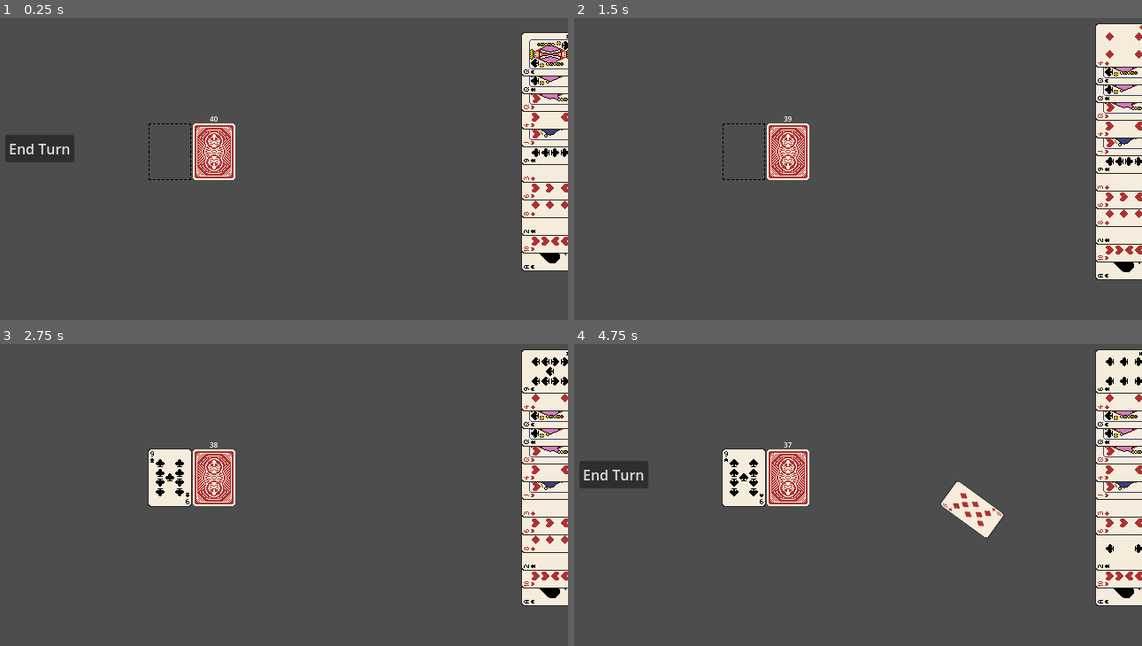
Above: before the commit, frames 1-4 (two rows, left to right).
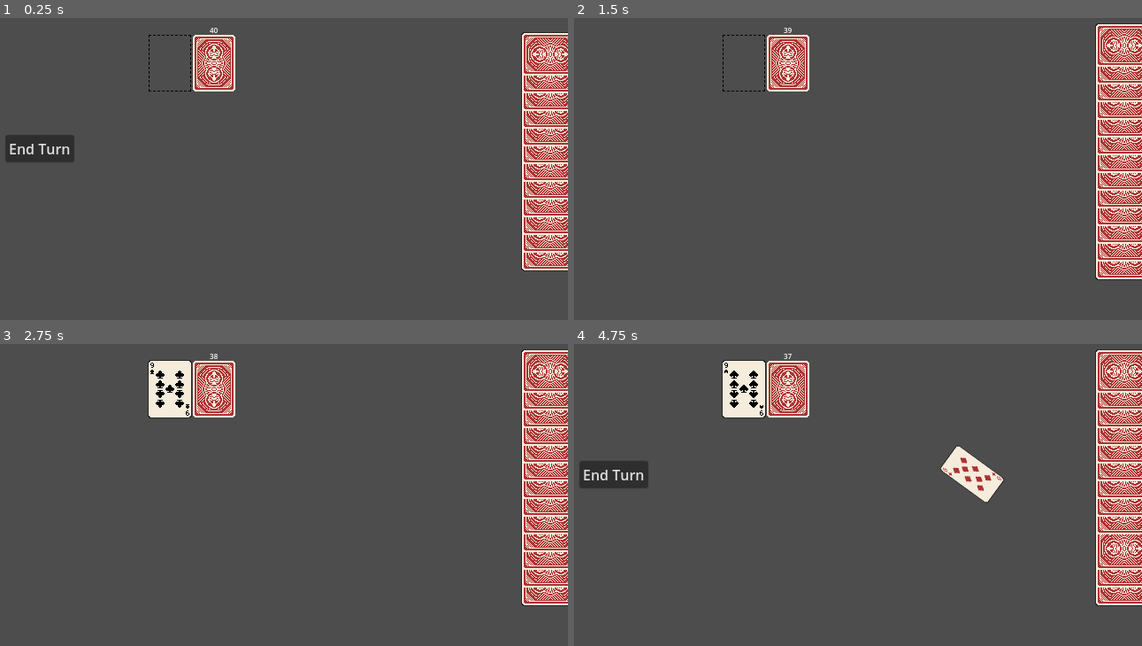
Above: after the commit, the same moments.

Repository: ajnsoriano/TongitsPlus
Game: Godot game, scene res://Scenes/main.tscn
Same seed, same stepped clock (60 frames per second), same inputs: the game is played once before the commit and once after it.
Inputs (mouse positions are in pixels of both pictures, inside the frame that each line leads up to):
- Up to frame 1 (0.25 s): no input
- Up to frame 2 (1.5 s): click "End Turn" at 0.5 s; tap Enter at 1.25 s; drag from (1124, 256) to (1124, 150) at 1.27 s
- Up to frame 3 (2.75 s): click "End Turn" at 2 s
- Up to frame 4 (4.75 s): tap Space at 2.75 s; drag from (1124, 567) to (1124, 458) at 2.77 s; click "End Turn" at 3.5 s; tap Enter at 4.25 s; move the mouse to (1124, 549) at 4.27 s; click (1124, 549) at 4.42 s

The runs differ from the first frame. In frame 1, 6.9% of the frame differs, in the area x 26-100%, y 3-83%; in frame 2, 7.0%; in frame 3, 10%; in frame 4, 12%, in the area x 26-100%, y 2-86%.

Commit message:
Added player_hand dragging logic to manually rearrange cards in the player_hand

Diff:
--- a/Scenes/main.tscn
+++ b/Scenes/main.tscn
@@ -20,11 +20,10 @@
 
 [node name="CardManager" type="Node2D" parent="."]
 script = ExtResource("1_bo1nx")
-All_Face_Up = true
 
 [node name="CardSlot" parent="." instance=ExtResource("3_8gbba")]
 z_index = -1
-position = Vector2(750, 450)
+position = Vector2(750, 350)
 
 [node name="PlayerHand" type="Node2D" parent="."]
 position = Vector2(800, 600)
@@ -37,7 +36,7 @@
 
 [node name="Deck" type="Node2D" parent="."]
 z_index = -2
-position = Vector2(800, 450)
+position = Vector2(800, 350)
 script = ExtResource("4_kry3j")
 
 [node name="Area2D" type="Area2D" parent="Deck"]
--- a/Scripts/card_manager.gd
+++ b/Scripts/card_manager.gd
@@ -22,6 +22,8 @@
 	if card_being_dragged:
 		var mouse_pos = get_global_mouse_position()
 		card_being_dragged.position = Vector2(clamp(mouse_pos.x, 0, screen_size.x), clamp(mouse_pos.y, 0, screen_size.y))
+		player_hand_reference.update_card_order(card_being_dragged)
+		player_hand_reference.update_hand_positions(0.1)
 
 func start_drag(card):
 	card_being_dragged = card
@@ -40,19 +42,19 @@
 	if card_slot_found:
 
 		player_hand_reference.remove_card_from_hand(card_being_dragged)
-		#card_being_dragged.position = card_slot_found.position
 		card_being_dragged.get_node("Area2D/CollisionShape2D").disabled = true
 		card_slot_found.card_in_slot = true
-		#card_being_dragged.z_index = card_slot_found.global_z_index
-		#card_slot_found.global_z_index += 1
 		card_slot_found.add_card(card_being_dragged)
-		#self.remove_child((card_being_dragged))
-		#card_slot_found.add_child(card_being_dragged)
+
 	else:
-		player_hand_reference.add_card_to_hand(card_being_dragged, DEFAULT_CARD_MOVE_SPEED)
+		player_hand_reference.update_card_order(card_being_dragged)
+		card_being_dragged = null
+		player_hand_reference.update_hand_positions(DEFAULT_CARD_MOVE_SPEED)
+
+	#player_hand_reference.add_card_to_hand(card_being_dragged, DEFAULT_CARD_MOVE_SPEED)
 
 	card_being_dragged = null
-
+	#player_hand_reference.update_hand_positions(DEFAULT_CARD_MOVE_SPEED)
 func connect_card_signals(card):
 	card.connect("hovered", on_hovered_over_card)
 	card.connect("hovered_off", on_hovered_off_card)
--- a/Scripts/card_slot.gd
+++ b/Scripts/card_slot.gd
@@ -12,7 +12,7 @@
 func add_card(card):
 	# add to card stack
 	cards_in_slot.append(card)
-
+	card.z_index = 0
 	# set card position to card slot position
 	card.position = self.position
 	var global_pos = card.global_position
@@ -20,6 +20,8 @@
 	card.get_parent().remove_child(card)
 	self.add_child(card)
 	card.global_position = global_pos
+	#card.position = global_pos
+
 
 func draw_top_card(hand):
 	if cards_in_slot.size() > 0:
@@ -27,7 +29,7 @@
 		top_card.get_parent().remove_child(top_card)
 		card_manager_reference.add_child(top_card)
 		top_card.global_position = self.position
-		hand.add_card_to_hand(top_card, 0.5)
+		hand.add_card_to_hand(top_card, 0.1)
 		if hand != $"../PlayerHand" and !card_manager_reference.All_Face_Up:
 			top_card.get_node("AnimationPlayer").play("card_flip_down")
 			top_card.get_node("Area2D/CollisionShape2D").disabled = true
--- a/Scripts/deck.gd
+++ b/Scripts/deck.gd
@@ -36,7 +36,7 @@
 			deck.append(card)
 
 func draw_card(hand):
-	if deck.size() > 0:
+	if deck.size() > 0 and hand.check_hand_size():
 		var card_drawn = deck[0]
 		deck.erase(card_drawn)
 
--- a/Scripts/opponent_hand.gd
+++ b/Scripts/opponent_hand.gd
@@ -56,3 +56,8 @@
 	if card in opponent_hand:
 		opponent_hand.erase(card)
 		update_hand_positions(DEFAULT_CARD_MOVE_SPEED)
+
+func check_hand_size():
+	if opponent_hand.size() < 13:
+		return true
+	return false
--- a/Scripts/player_hand.gd
+++ b/Scripts/player_hand.gd
@@ -8,12 +8,13 @@
 var player_hand = []
 var HAND_X_POSITION
 var HAND_Y_POSITION
+var card_manager_reference
 # Called when the node enters the scene tree for the first time.
 func _ready() -> void:
 	#HAND_X_POSITION = $"../Camera2D".get_screen_center_position().x
 	HAND_X_POSITION = self.position.x
 	HAND_Y_POSITION = self.position.y
-
+	card_manager_reference = $"../CardManager"
 func add_card_to_hand(card, speed):
 	if card not in player_hand:
 		# left most card on top
@@ -31,6 +32,11 @@
 		# Get new card position based on index
 		var new_position = Vector2(calculate_card_position(i), HAND_Y_POSITION)
 		var card = player_hand[i]
+
+		if card == card_manager_reference.card_being_dragged:
+			card.z_index = player_hand.size() + 1
+			continue
+		card.z_index = i
 		card.hand_position = new_position
 
 		#card.z_index = i
@@ -45,6 +51,17 @@
 	var x_offset  = HAND_X_POSITION + index * CARD_WIDTH - total_width / 2.0
 	return x_offset
 
+func update_card_order(card):
+	#remove card first:
+	player_hand.erase(card)
+
+	var new_index = 0
+	for i in range(player_hand.size()):
+		if card.position.x > calculate_card_position(i):
+			new_index = i + 1
+
+	player_hand.insert(new_index, card)
+
 func animate_card_to_position(card, new_position, speed):
 	var tween = get_tree().create_tween()
 	tween.tween_property(card, "position", new_position, speed)
@@ -54,3 +71,8 @@
 	if card in player_hand:
 		player_hand.erase(card)
 		update_hand_positions(DEFAULT_CARD_MOVE_SPEED)
+
+func check_hand_size():
+	if player_hand.size() < 13:
+		return true
+	return false
--- a/Scripts/turn_manager.gd
+++ b/Scripts/turn_manager.gd
@@ -87,6 +87,10 @@
 		print("Deadwood: ", deadwood_value)
 	if deadwood_value == 0:
 		print("TONGITS!!!")
+		turn_timer.wait_time = 0.5
+		turn_timer.start()
+		await(turn_timer)
+		get_tree().quit()
 	# reset player deck draw
 
 	$"../EndTurnButton".disabled = false
